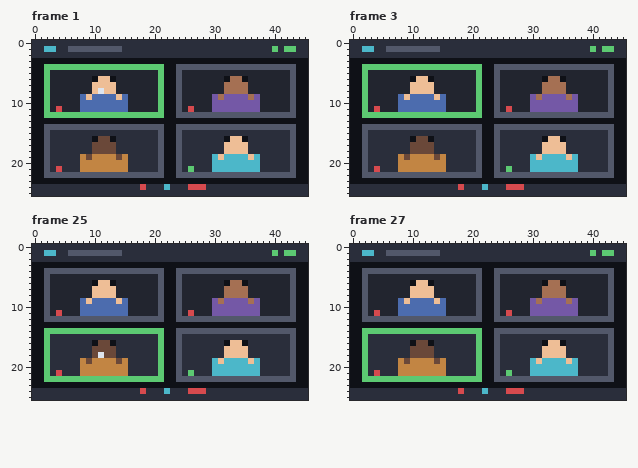
Pixel-art file, stored at art/screen-zoom-call.aseprite. That is the earlier state.
46x26 pixels, 48 frames. Colours within 5 levels of each other are drawn and written as one. Shown: frame 1, frame 3, frame 25, frame 27. The commit also changed other frames, which this record leaves out.
After:
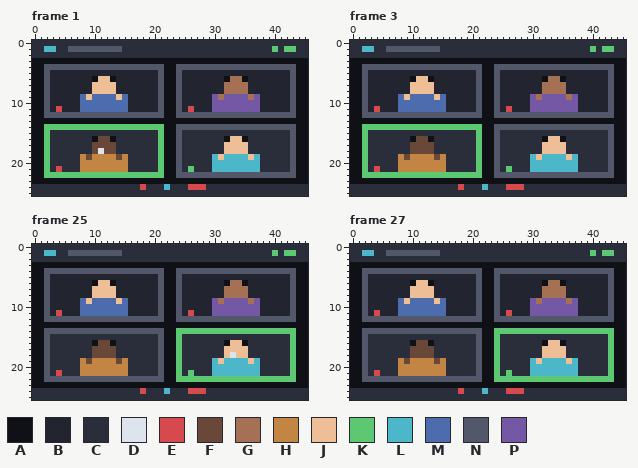
Palette (. is transparent): A #0f1117  B #22252f  C #2a2e3b  D #dde4ee  E #d64a4e  F #6a4839  G #a57053  H #c28543  J #eebe96  K #5cc972  L #4cb7c9  M #4c6cae  N #52586a  P #7458a6
From the commit log: expand zoom call screen sharing
The edit:
Changed rows in their new state; - is an unchanged pixel.
Frame 1:
first column x 2:
 4 NNNNNNNNNNNNNNNNNNNN
 5 N------------------N
 6 N------------------N
 7 N------------------N
 8 N--------J---------N
 9 N------------------N
10 N------------------N
11 N------------------N
12 NNNNNNNNNNNNNNNNNNNN
14 KKKKKKKKKKKKKKKKKKKK
15 K------------------K
16 K------------------K
17 K------------------K
18 K--------D---------K
19 K------------------K
20 K------------------K
21 K------------------K
22 KKKKKKKKKKKKKKKKKKKK
Frame 3:
first column x 2:
 4 NNNNNNNNNNNNNNNNNNNN
 5 N------------------N
 6 N------------------N
 7 N------------------N
 8 N------------------N
 9 N------------------N
10 N------------------N
11 N------------------N
12 NNNNNNNNNNNNNNNNNNNN
14 KKKKKKKKKKKKKKKKKKKK
15 K------------------K
16 K------------------K
17 K------------------K
18 K------------------K
19 K------------------K
20 K------------------K
21 K------------------K
22 KKKKKKKKKKKKKKKKKKKK
Frame 25:
first column x 2:
14 NNNNNNNNNNNNNNNNNNNN--KKKKKKKKKKKKKKKKKKKK
15 N------------------N--K------------------K
16 N------------------N--K------------------K
17 N------------------N--K------------------K
18 N--------F---------N--K--------D---------K
19 N------------------N--K------------------K
20 N------------------N--K------------------K
21 N------------------N--K------------------K
22 NNNNNNNNNNNNNNNNNNNN--KKKKKKKKKKKKKKKKKKKK
Frame 27:
first column x 2:
14 NNNNNNNNNNNNNNNNNNNN--KKKKKKKKKKKKKKKKKKKK
15 N------------------N--K------------------K
16 N------------------N--K------------------K
17 N------------------N--K------------------K
18 N------------------N--K------------------K
19 N------------------N--K------------------K
20 N------------------N--K------------------K
21 N------------------N--K------------------K
22 NNNNNNNNNNNNNNNNNNNN--KKKKKKKKKKKKKKKKKKKK
Where, in picture pixels (left, top, right, bottom), the same in both pictures:
changed: (44, 64, 164, 178)
changed: (362, 64, 482, 178)
changed: (44, 328, 296, 382)
changed: (362, 328, 614, 382)
